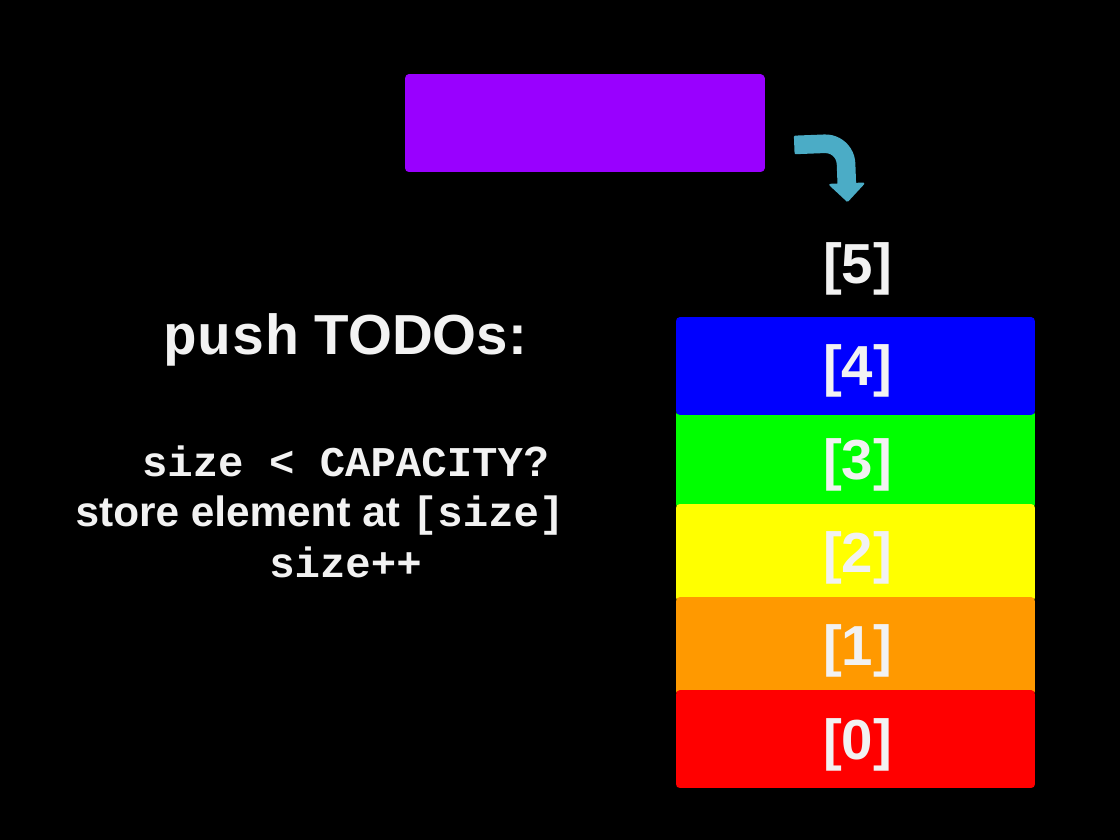
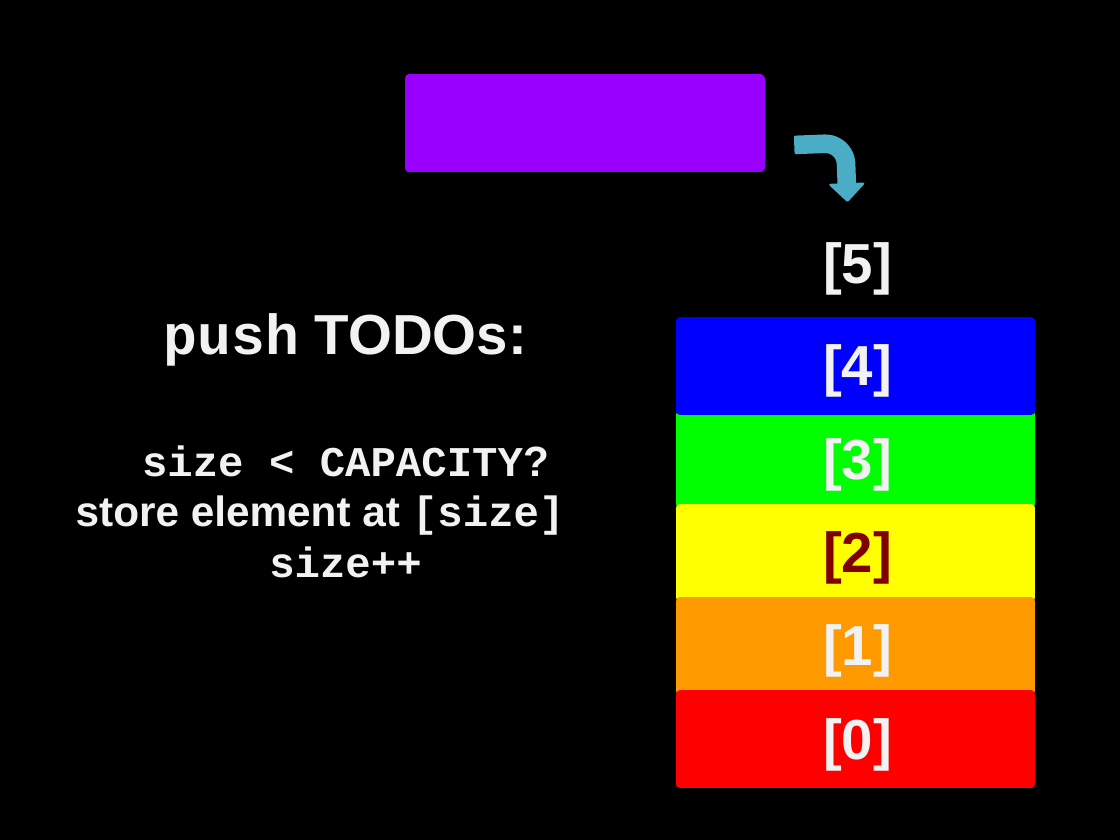
Before and after one commit to bagustris/prokom-tf, a slide deck: slide 24 of slide/prokom7.odp. Drawn at 1120x840 pixels with LibreOffice and Linux fonts; fonts in the diff are those of the drawing. Boxes give left, top, right and bottom in pixels: in the first picture for what was removed or moved away, otherwise in the second. Text is boxed around its words. In the diff, an @@ line names an element or a change of style, - is before the commit and + after.

```diff
--- a/slide/prokom7.odp
+++ b/slide/prokom7.odp
@@ text "[2]" at (823, 531, 892, 583): text colour #F2F2F2 to #800000 @@
```
Also in this commit, not shown: 3 other slides changed, 4 other files.
